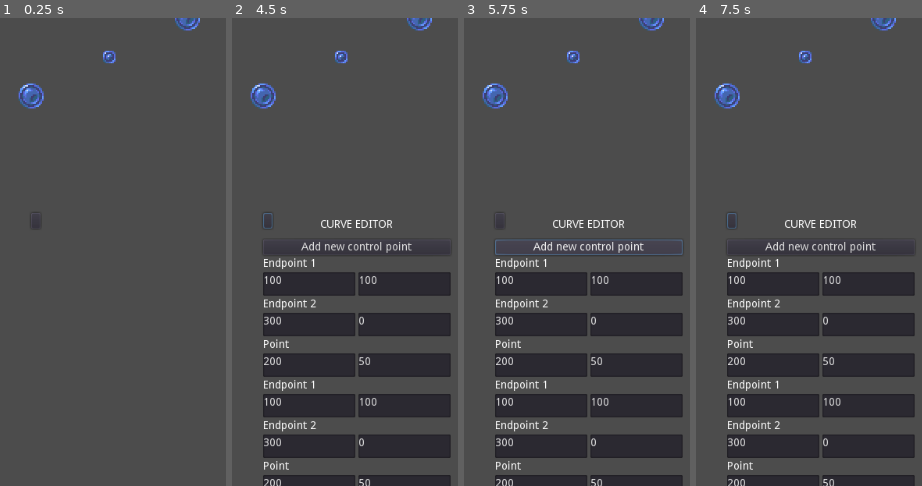
Above: before the commit, frames 1-4 (left to right).
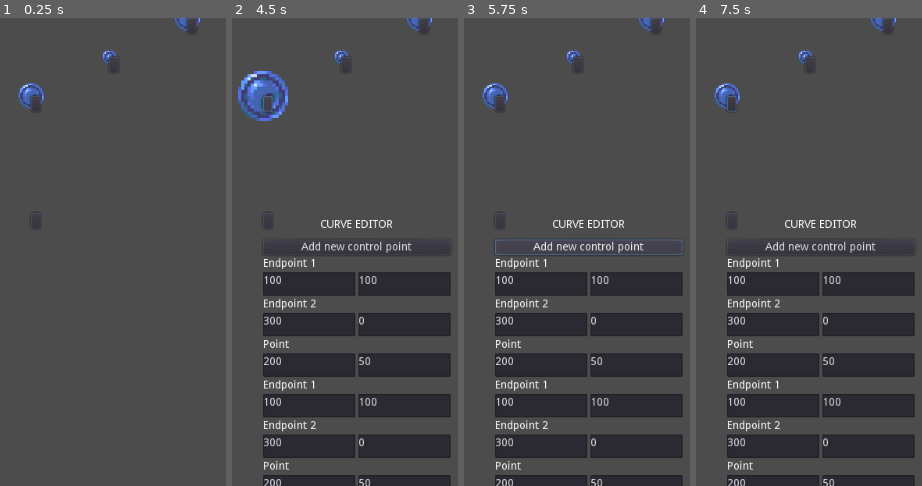
Above: after the commit, the same moments.

Repository: ZucchiniKing12/BezCurveMaker
Game: Godot game, scene res://Main/Main.tscn
The game is run twice, just before and just after one commit, with the same random seed, the same clock (stepped at 60 frames per second) and the same inputs.
Inputs (mouse positions are in pixels of both pictures, inside the frame that each line leads up to):
- Up to frame 1 (0.25 s): no input
- Up to frame 2 (4.5 s): click (268, 102) at 0.52 s; click (268, 219) at 1.25 s; click "Add new control point" at 2 s; click "Add new control point" at 2.75 s; click (268, 219) at 3.5 s; click (268, 102) at 4.27 s
- Up to frame 3 (5.75 s): click "Add new control point" at 5 s
- Up to frame 4 (7.5 s): click (732, 219) at 5.75 s; click (732, 102) at 6.52 s; tap Enter at 7.25 s; move the mouse to (outside the picture) at 7.27 s; click (outside the picture) at 7.42 s

The runs differ from the first frame. In frame 1, 0.3% of the frame differs, in the area x 13-88%, y 0-20%; in frame 2, 2.0%, in the area x 2-88%, y 0-46%; in frame 3, 0.3%; in frame 4, 0.3%.

Commit message:
some funky little stuff
no real progress (yet)

Diff:
--- a/BezCurve/ControlPoint.gd
+++ b/BezCurve/ControlPoint.gd
@@ -7,5 +7,24 @@
 var t1 = preload("res://BezCurve/point.png")
 var t2 = preload("res://BezCurve/small_point.png")
 
+func _ready():
+	$Button.connect("button_down", self, 'on_button_down')
+
 func _process(delta):
+	var mouse_coords = get_global_mouse_position()
+
 	$Sprite.texture = t1 if is_endpoint else t2
+
+	if dist(mouse_coords, position) < $Sprite.texture.get_width() * 0.5:
+		$Sprite.scale = Vector2(2, 2)
+	else:
+		$Sprite.scale = Vector2(1, 1)
+
+
+func dist(a, b):
+	return sqrt((b.x - a.x) * (b.x - a.x) + (b.y - a.y) * (b.y - a.y))
+
+func on_button_down():
+	pass
+
+var editing := false
--- a/BezCurve/ControlPoint.tscn
+++ b/BezCurve/ControlPoint.tscn
@@ -8,3 +8,7 @@
 
 [node name="Sprite" type="Sprite" parent="."]
 texture = ExtResource( 2 )
+
+[node name="Button" type="Button" parent="."]
+margin_right = 12.0
+margin_bottom = 20.0
